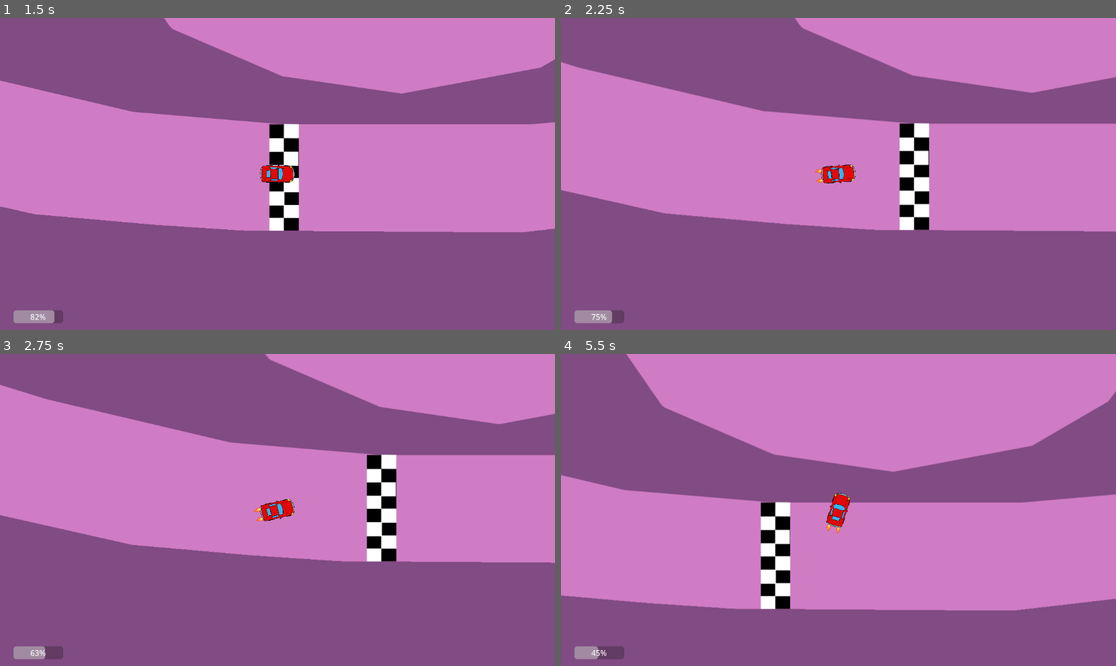
Above: before the commit, frames 1-4 (two rows, left to right).
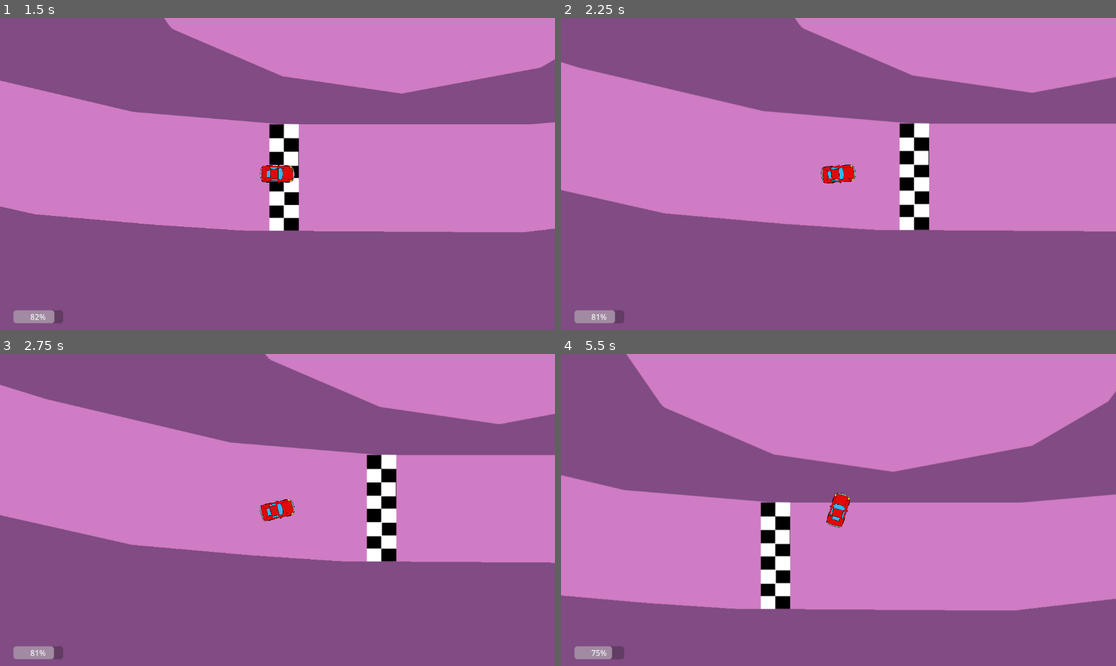
Above: after the commit, the same moments.

Repository: gnol-on-the-beat/Mario-kart-test
Game: Godot game, scene res://levesl/game level.tscn
The game is run twice, just before and just after one commit, with the same random seed, the same clock (stepped at 60 frames per second) and the same inputs.
Inputs:
- Up to frame 1 (1.5 s): tap Enter at 0.5 s; hold D (turn_right) 0.53-1.28 s; hold Shift (turbo) 0.53-1.28 s; tap Space (drift) at 1.25, 1.35 s; hold S (brake) from 1.28 s (still down)
- Up to frame 2 (2.25 s): tap Shift (turbo) at 1.55 s; release S (brake) at 2.03 s; hold D (turn_right) from 2.03 s (still down); hold Shift (turbo) from 2.03 s (still down)
- Up to frame 3 (2.75 s): keep holding D (turn_right); keep holding Shift (turbo)
- Up to frame 4 (5.5 s): release D (turn_right) at 2.78 s; release Shift (turbo) at 2.78 s; hold W (accelerate) 2.78-3.53 s; tap Shift (turbo) at 2.85, 3.8, 4.35 s; hold Space (drift) 3.53-4.28 s; hold A (turn_left) 3.53-5.03 s; hold S (brake) from 5.03 s (still down); hold Shift (turbo) from 5.03 s (still down)

Frame 1 is identical in both runs. In frame 2, less than 0.1% of the frame differs, in the area x 5-54%, y 46-98%; in frame 3, 0.1%; in frame 4, 0.2%, in the area x 5-53%, y 44-98%.

Commit message:
Removed ability to use turbo in reverse

Diff:
--- a/bil test/art/control.gd
+++ b/bil test/art/control.gd
@@ -100,6 +100,8 @@
 	if d > 0:
 		velocity = lerp(velocity, new_heading * velocity.length(), traction * delta)
 	if d < 0:
+		turbo_is_on = false
+		$CarSprite.texture = car_sprite
 		velocity = -new_heading * min(velocity.length(), max_speed_reverse)
 	rotation = new_heading.angle()
 
